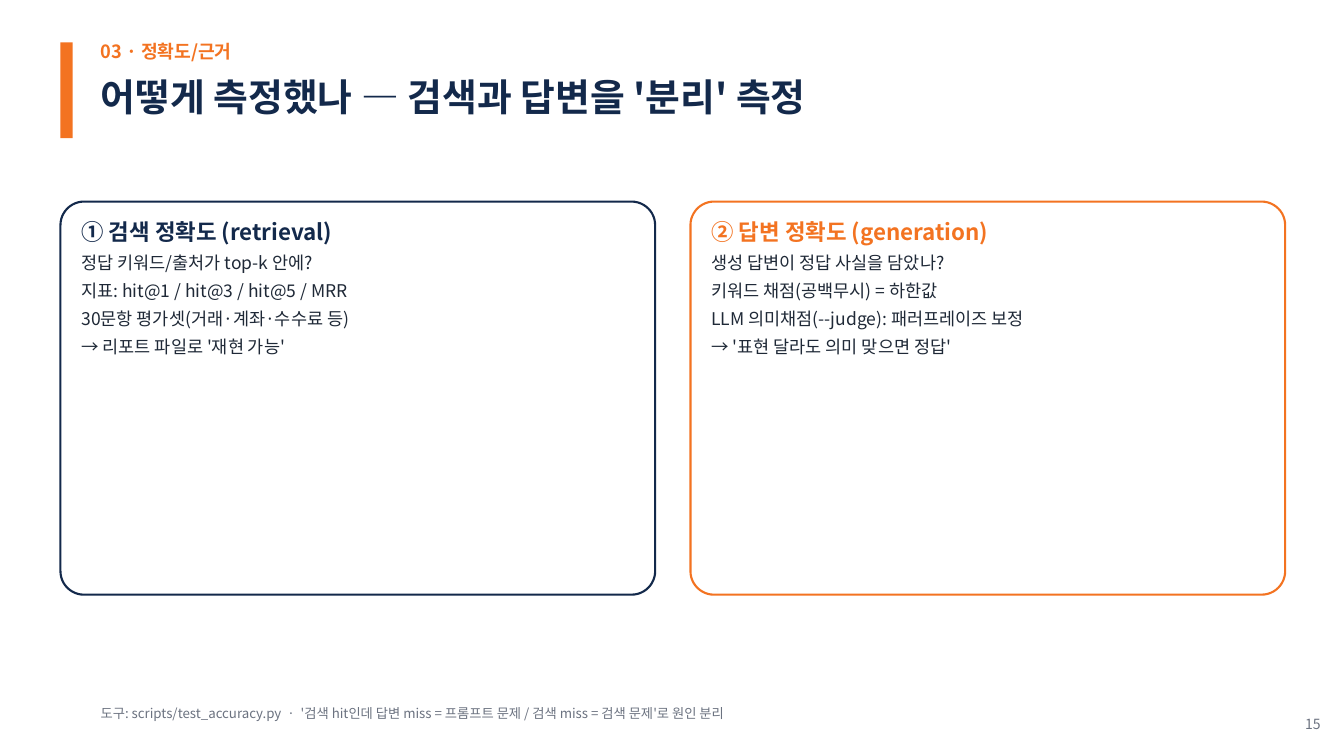
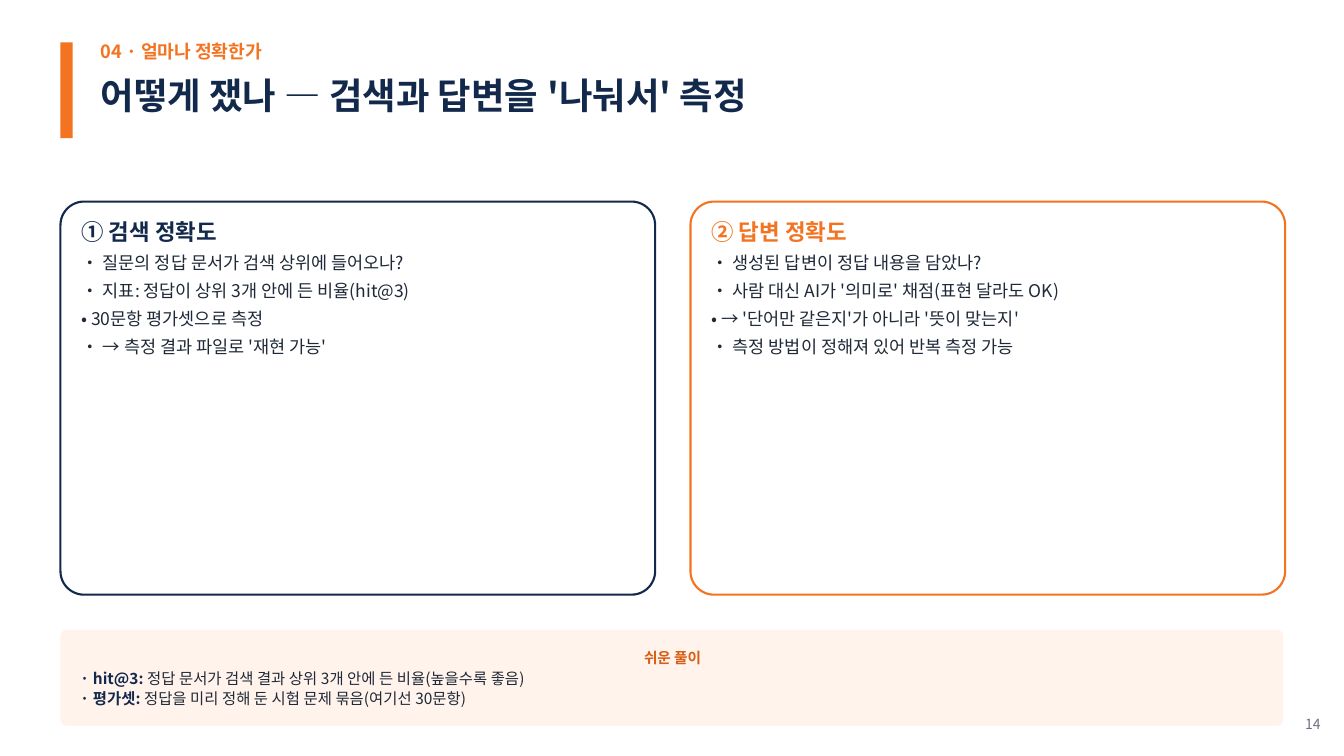
Before and after one commit to woochichichi/2026_HICT_ChatBot, a slide deck: slide 14 of docs/presentation/한화투자증권_AI상담_PoC_30min.pptx (slide 15 before the commit). Drawn at 1344x756 pixels with LibreOffice and Linux fonts; fonts in the diff are those of the drawing. Boxes give left, top, right and bottom in pixels: in the first picture for what was removed or moved away, otherwise in the second. Text is boxed around its words. In the diff, an @@ line names an element or a change of style, - is before the commit and + after.

```diff
--- a/docs/presentation/한화투자증권_AI상담_PoC_30min.pptx
+++ b/docs/presentation/한화투자증권_AI상담_PoC_30min.pptx
@@ text at (x1=101, y1=42, x2=262, y2=60): text changed @@
-03 · 정확도/근거
+04 · 얼마나 정확한가
@@ text at (x1=101, y1=78, x2=747, y2=113): text changed; size 27 to 26 pt @@
-어떻게 측정했나 — 검색과 답변을 '분리' 측정
+어떻게 쟀나 — 검색과 답변을 '나눠서' 측정
@@ text in rounded rectangle at (x1=81, y1=221, x2=410, y2=355): text changed @@
-① 검색 정확도 (retrieval)
-정답 키워드/출처가 top-k 안에?
-지표: hit@1 / hit@3 / hit@5 / MRR
-30문항 평가셋(거래·계좌·수수료 등)
-→ 리포트 파일로 '재현 가능'
+① 검색 정확도
+• 질문의 정답 문서가 검색 상위에 들어오나?
+• 지표: 정답이 상위 3개 안에 든 비율(hit@3)
+• 30문항 평가셋으로 측정
+• → 측정 결과 파일로 '재현 가능'
@@ text in rounded rectangle at (x1=711, y1=221, x2=1059, y2=355): text changed @@
-② 답변 정확도 (generation)
-생성 답변이 정답 사실을 담았나?
-키워드 채점(공백무시) = 하한값
-LLM 의미채점(--judge): 패러프레이즈 보정
-→ '표현 달라도 의미 맞으면 정답'
+② 답변 정확도
+• 생성된 답변이 정답 내용을 담았나?
+• 사람 대신 AI가 '의미로' 채점(표현 달라도 OK)
+• → '단어만 같은지'가 아니라 '뜻이 맞는지'
+• 측정 방법이 정해져 있어 반복 측정 가능
@@ rounded rectangle "쉬운 풀이" resized from (x1=101, y1=707, x2=723, y2=721) to (x1=60, y1=630, x2=1284, y2=726) @@
@@ rounded rectangle "쉬운 풀이" at (x1=60, y1=630, x2=1284, y2=726): vertical alignment top to middle; fill none to #FFF3EC @@
@@ text in rounded rectangle at (x1=93, y1=671, x2=525, y2=707): text changed; size 9.5 to 11 pt; text colour #6B7280 to #1F2937 @@
-도구: scripts/test_accuracy.py · '검색 hit인데 답변 miss = 프롬프트 문제 / 검색 miss = 검색 문제'로 원인 분리
+쉬운 풀이
+· hit@3: 정답 문서가 검색 결과 상위 3개 안에 든 비율(높을수록 좋음)
+· 평가셋: 정답을 미리 정해 둔 시험 문제 묶음(여기선 30문항)
@@ text at (x1=1305, y1=719, x2=1321, y2=729): text changed @@
-15
+14
```
Also in this commit, not shown: 19 other slides changed, 8 slides added, 10 slides removed, 10 other files.
